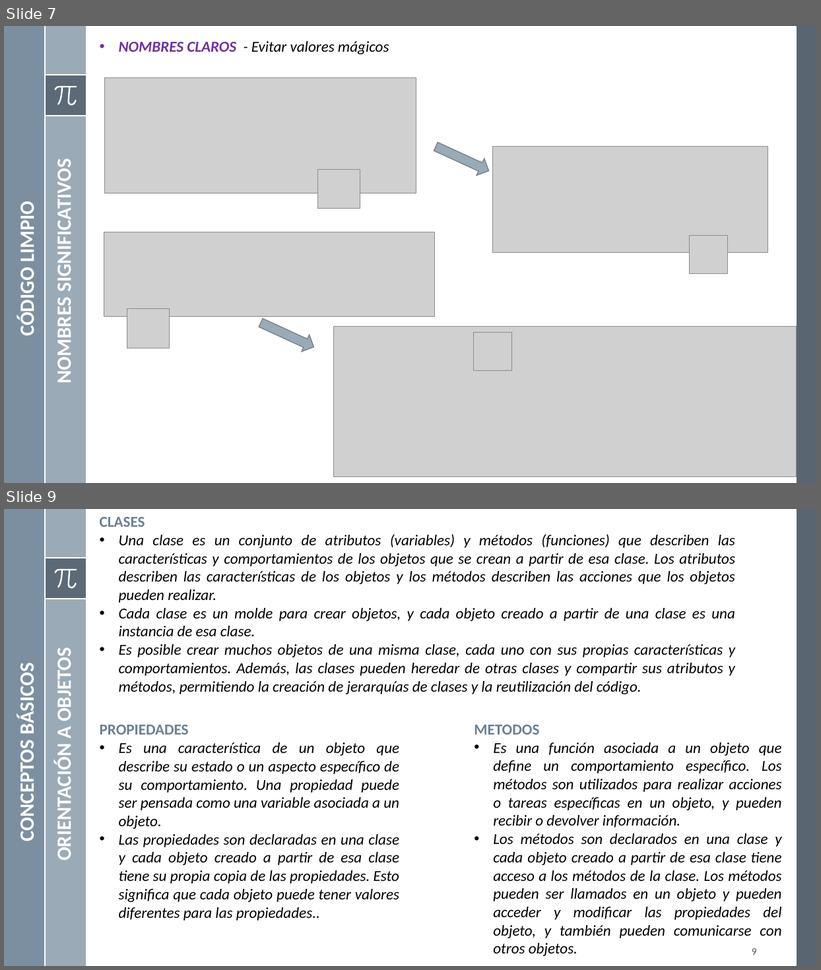
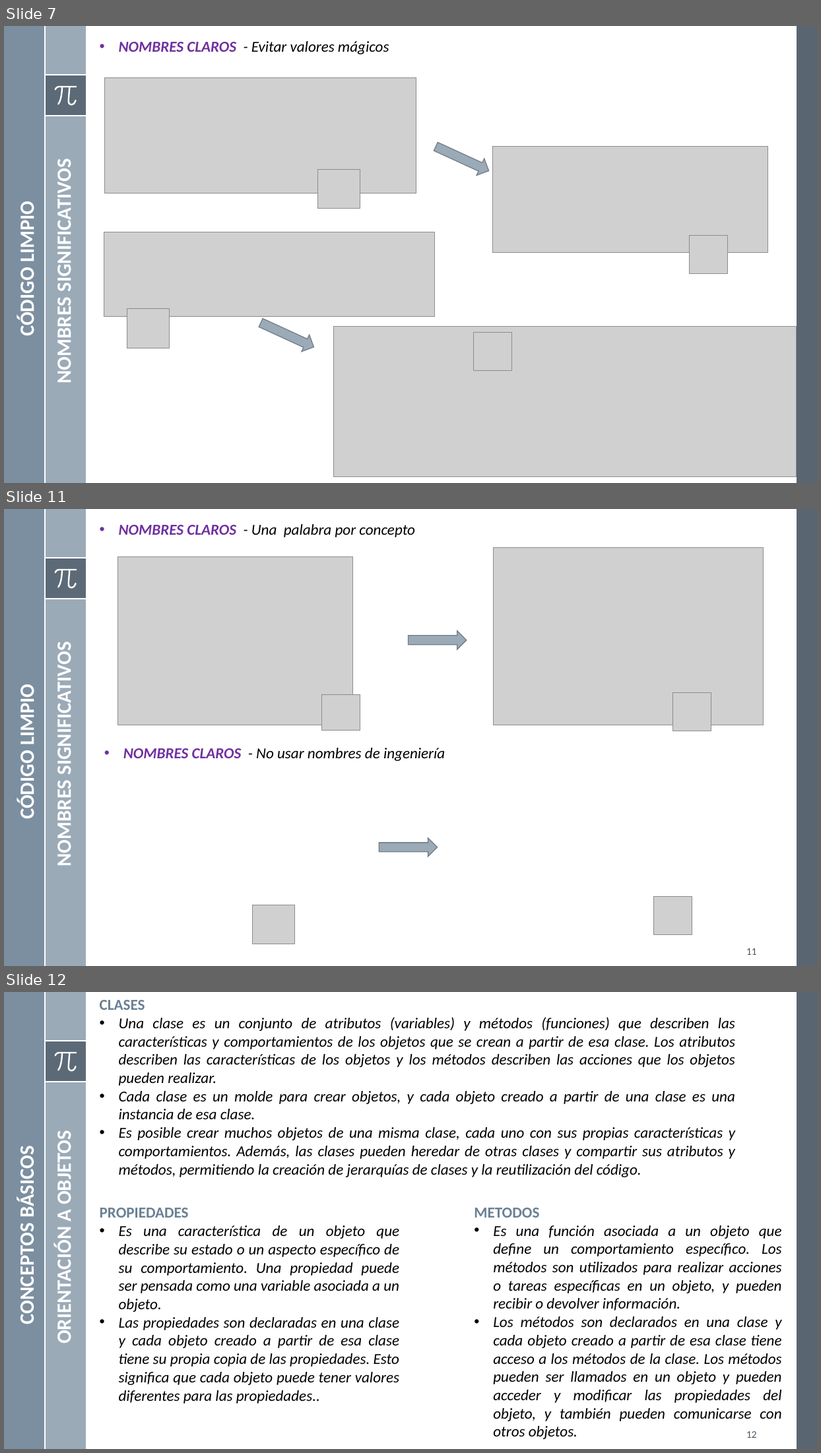
Before and after one commit to mgutierreza/Know, a slide deck: Programacion/POO/POO Buenas Practicas.pptx. Shown one above the other, each under a label of ours: slides 7 and 9 before the commit, slides 7, 11 and 12 after it; the slides between them are not shown. The pictures are 821x970 and 821x1453 pixels, drawn with LibreOffice and Linux fonts; fonts in the diff are those of the drawing; grey boxes stand for pictures. Boxes give left, top, right and bottom in pixels: in the first picture for what was removed or moved away, otherwise in the second. Text is boxed around its words. In the diff, an @@ line names an element or a change of style, - is before the commit and + after.

```diff
--- a/Programacion/POO/POO Buenas Practicas.pptx
+++ b/Programacion/POO/POO Buenas Practicas.pptx
@@ slide 11 added at (4,509,817,966), background #FFFFFF; not listed: 8 template elements that a slide beside it also shows @@
@@ text added at (119,524,415,537), 18 pt, text #000000, italic @@
+• NOMBRES CLAROS - Una palabra por concepto
@@ picture added at (493,547,764,725) @@
@@ picture added at (118,557,353,725) @@
@@ right arrow added at (409,631,467,650), fill #9BAAB7, outline #737E87 1 pt @@
@@ text added at (52,655,77,865), 24 pt, text #FFFFFF, bold @@
+NOMBRES SIGNIFICATIVOS
@@ text added at (15,690,40,818), 24 pt, text #FFFFFF, bold @@
+CÓDIGO LIMPIO
@@ picture added at (322,695,360,730) @@
@@ picture added at (673,693,711,731) @@
@@ text added at (123,748,445,761), 18 pt, text #000000, italic @@
+• NOMBRES CLAROS - No usar nombres de ingeniería
@@ right arrow added at (379,838,438,857), fill #9BAAB7, outline #737E87 1 pt @@
@@ picture added at (653,897,692,935) @@
@@ picture added at (253,906,295,945) @@
@@ page number added at (746,949,757,955), 12 pt, text #465562 @@
+11
@@ what was slide 9 is now slide 12 @@
@@ page number at (746,1432,757,1438): text changed @@
-9
+12
```
Also in this commit, not shown: 2 slides changed, 2 other slides added.
